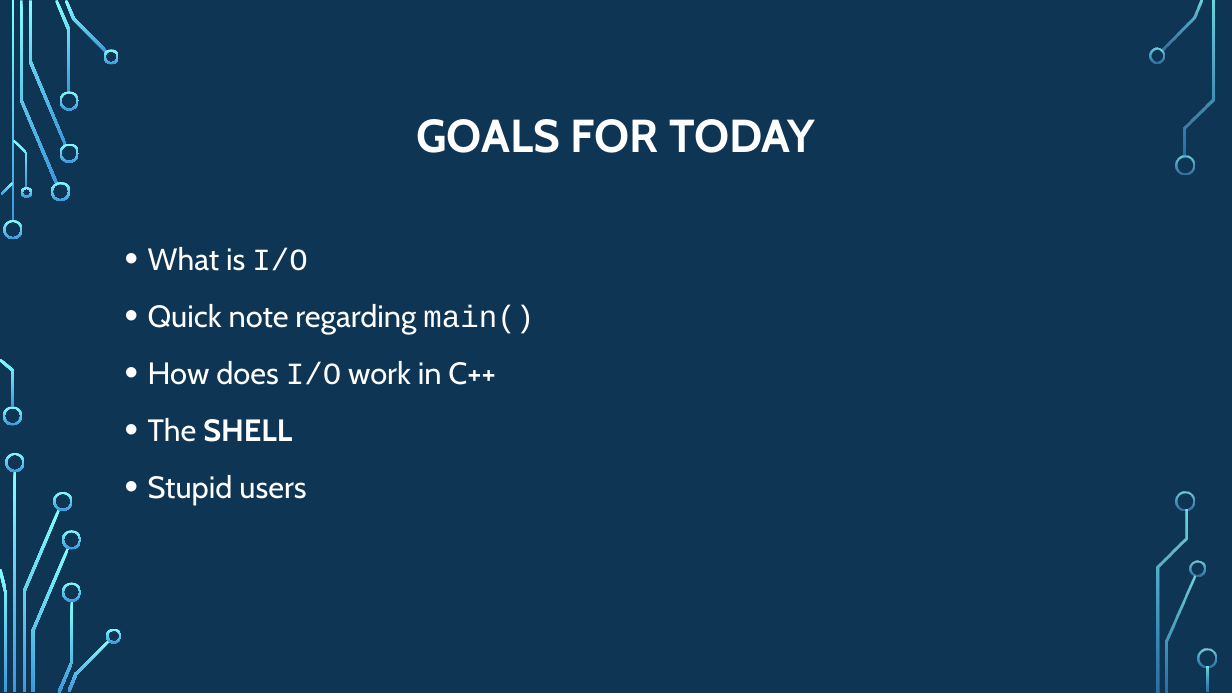
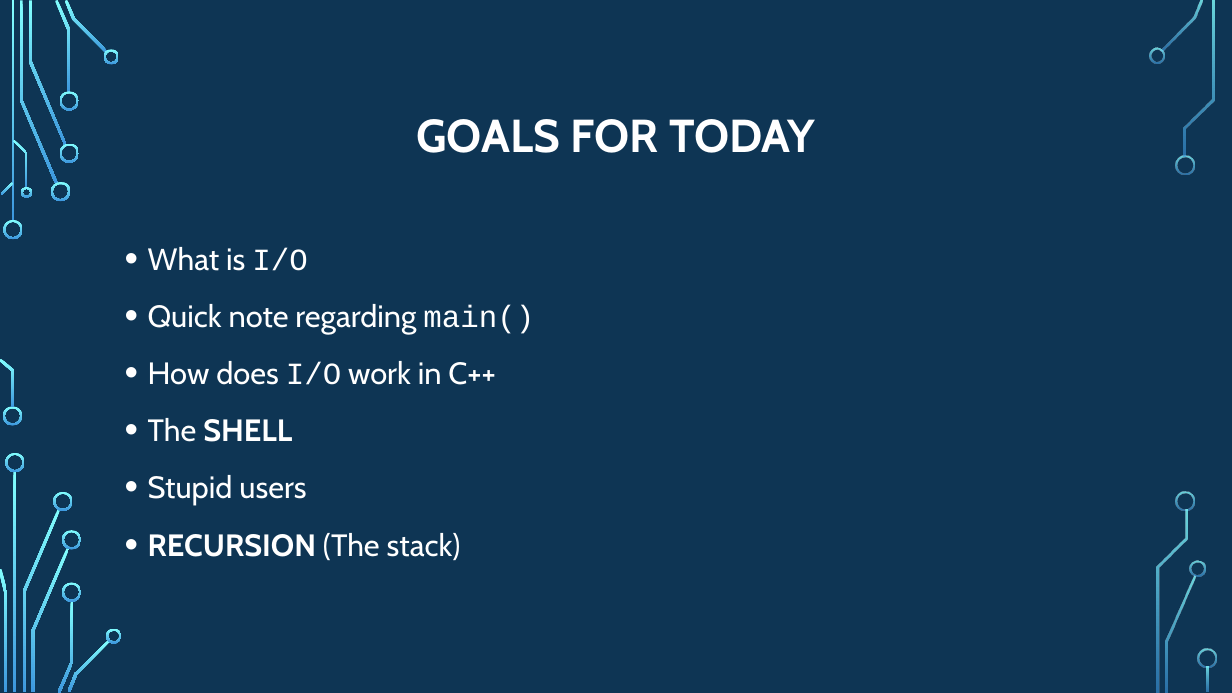
Before and after one commit to psypdt/ZIS_C-_Summer_Course_2019, a slide deck: slide 2 of Day_4/Day_4.pptx. Drawn at 1232x693 pixels with LibreOffice and Linux fonts; fonts in the diff are those of the drawing; background and template pictures are left out. Boxes give left, top, right and bottom in pixels: in the first picture for what was removed or moved away, otherwise in the second. Text is boxed around its words. In the diff, an @@ line names an element or a change of style, - is before the commit and + after.

```diff
--- a/Day_4/Day_4.pptx
+++ b/Day_4/Day_4.pptx
@@ text at (148,533,461,561): paragraph added @@
+• RECURSION (The stack)
```
Also in this commit, not shown: 1 other slide changed.
